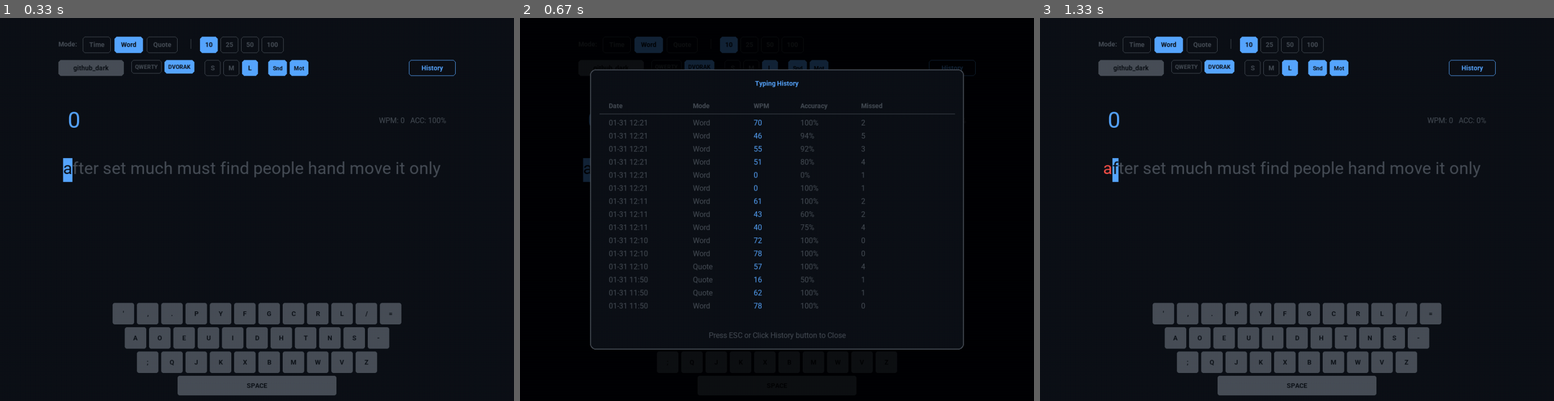
Above: before the commit, frames 1-3 (left to right).
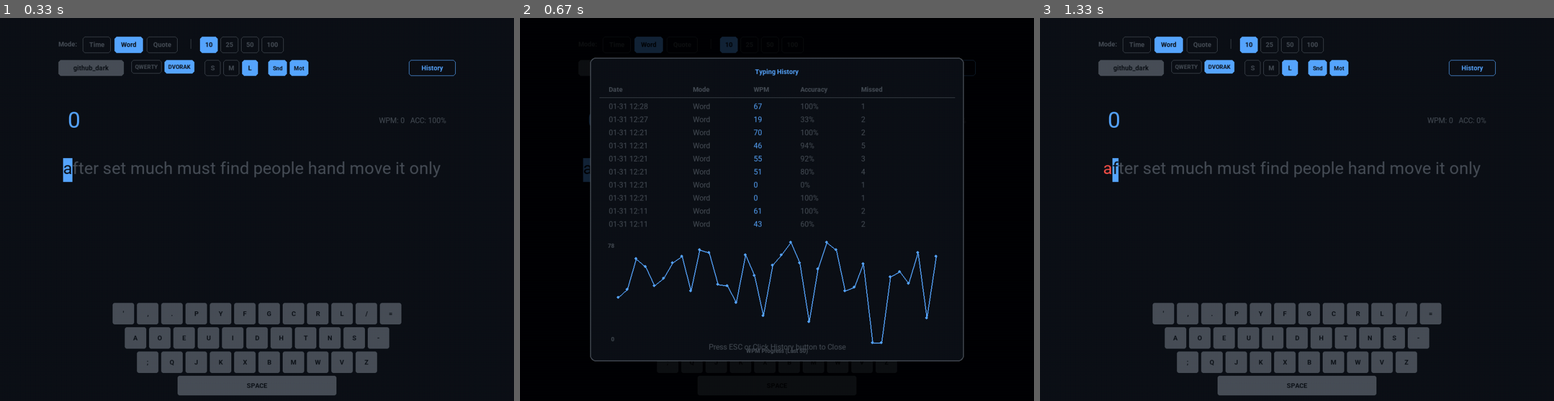
Above: after the commit, the same moments.

Repository: CH9-Abdo/typing-test-
Game: pygame game, started from main.py
Two runs of this game, one before a commit and one after it. Both use one fixed random seed, a clock stepped at 60 frames per second and the inputs below.
Inputs:
- Up to frame 1 (0.33 s): no input
- Up to frame 2 (0.67 s): click "History" at 0.38 s
- Up to frame 3 (1.33 s): click "History" at 0.72 s; tap Space at 1 s

Frame 1 is identical in both runs. In frame 2, 4.6% of the frame differs, in the area x 13-87%, y 10-90%; in frame 3, nothing differs.

Commit message:
add curve on the history

Diff:
--- a/main.py
+++ b/main.py
@@ -557,7 +557,7 @@
         surface.blit(overlay, (0, 0))
 
         sw, sh = surface.get_size()
-        ow, oh = 800, 600
+        ow, oh = 800, 650
         ox, oy = (sw - ow) // 2, (sh - oh) // 2
         rect = pygame.Rect(ox, oy, ow, oh)
 
@@ -566,10 +566,10 @@
 
         draw_text_centered(surface, "Typing History", font_ui_bold, theme["caret"], (rect.centerx, oy + 30))
 
-        # Table Header
+        # --- Table (Top Half) ---
         headers = ["Date", "Mode", "WPM", "Accuracy", "Missed"]
         col_x = [ox + 40, ox + 220, ox + 350, ox + 450, ox + 580]
-        header_y = oy + 70
+        header_y = oy + 60
 
         for i, h in enumerate(headers):
             txt = font_ui_bold.render(h, True, theme["main"])
@@ -577,15 +577,14 @@
 
         pygame.draw.line(surface, theme["main"], (ox + 20, header_y + 25), (ox + ow - 20, header_y + 25), 1)
 
-        # List
         history = HistoryManager.load_history()
-        # Show last 15, newest first
-        recent = list(reversed(history))[:15]
+        # Show last 10 for table to save space for graph
+        recent_count = 10
+        recent = list(reversed(history))[:recent_count]
 
         row_y = header_y + 35
         for entry in recent:
-            # Shorten date
-            date_str = entry.get("timestamp", "")[5:-3] # MM-DD HH:MM
+            date_str = entry.get("timestamp", "")[5:-3]
             mode_str = entry.get("mode", "?").title()
             wpm_val = str(entry.get("wpm", 0))
             acc_val = f"{entry.get('accuracy', 0)}%"
@@ -594,11 +593,60 @@
             vals = [date_str, mode_str, wpm_val, acc_val, miss_val]
             for i, val in enumerate(vals):
                 c = theme["main"]
-                if i == 2: c = theme["caret"] # WPM highlight
+                if i == 2: c = theme["caret"]
                 txt = font_ui.render(val, True, c)
                 surface.blit(txt, (col_x[i], row_y))
-
             row_y += 28
+
+        # --- Graph (Bottom Half) ---
+        # Graph area
+        graph_rect = pygame.Rect(ox + 60, row_y + 20, ow - 120, oh - (row_y - oy) - 60)
+        # pygame.draw.rect(surface, theme["main"], graph_rect, 1) # Debug border
+
+        # Data for graph (last 50)
+        graph_data = history[-50:]
+        if len(graph_data) > 1:
+            wpm_values = [d.get("wpm", 0) for d in graph_data]
+            max_wpm = max(wpm_values)
+            min_wpm = min(wpm_values)
+            if max_wpm == min_wpm:
+                max_wpm += 10
+                min_wpm = max(0, min_wpm - 10)
+
+            # Draw axes labels
+            max_lbl = font_ui_small.render(str(max_wpm), True, theme["main"])
+            min_lbl = font_ui_small.render(str(min_wpm), True, theme["main"])
+            surface.blit(max_lbl, (graph_rect.left - max_lbl.get_width() - 8, graph_rect.top))
+            surface.blit(min_lbl, (graph_rect.left - min_lbl.get_width() - 8, graph_rect.bottom - min_lbl.get_height()))
+
+            # Draw lines
+            points = []
+            count = len(wpm_values)
+            for i, wpm in enumerate(wpm_values):
+                # x: spread evenly
+                px = graph_rect.left + (i / (count - 1)) * graph_rect.width
+                # y: scale based on min/max
+                # (val - min) / (max - min) --> 0..1
+                # y = bottom - normalized * height
+                norm = (wpm - min_wpm) / (max_wpm - min_wpm)
+                py = graph_rect.bottom - norm * graph_rect.height
+                points.append((px, py))
+
+            if len(points) >= 2:
+                pygame.draw.lines(surface, theme["caret"], False, points, 2)
+                for p in points:
+                    pygame.draw.circle(surface, theme["caret"], (int(p[0]), int(p[1])), 3)
+
+            # Title for graph
+            g_title = font_ui_small.render("WPM Progress (Last 50)", True, theme["main"])
+            surface.blit(g_title, (graph_rect.centerx - g_title.get_width() // 2, graph_rect.bottom + 10))
+
+        elif len(graph_data) == 1:
+             msg = font_ui.render("Not enough data for graph", True, theme["main"])
+             surface.blit(msg, (graph_rect.centerx - msg.get_width()//2, graph_rect.centery))
+        else:
+             msg = font_ui.render("No history data", True, theme["main"])
+             surface.blit(msg, (graph_rect.centerx - msg.get_width()//2, graph_rect.centery))
 
         # Close hint
         close = font_ui.render("Press ESC or Click History button to Close", True, theme["main"])
--- a/typing_history.json
+++ b/typing_history.json
@@ -236,5 +236,19 @@
         "wpm": 70,
         "accuracy": 100,
         "missed": 2
+    },
+    {
+        "timestamp": "2026-01-31 12:27:56",
+        "mode": "word",
+        "wpm": 19,
+        "accuracy": 33,
+        "missed": 2
+    },
+    {
+        "timestamp": "2026-01-31 12:28:06",
+        "mode": "word",
+        "wpm": 67,
+        "accuracy": 100,
+        "missed": 1
     }
 ]
